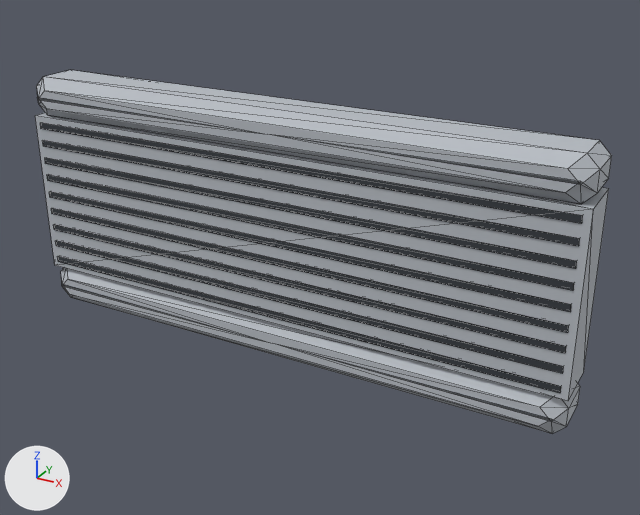
Renders of the glTF model assets/parts/engine/radiator_aluminium/apex_v8.glb from each side of a commit.
The view is the same before and after, from a camera (50 mm lens) standing at (0.457, -0.726, 0.358) and looking at (0.025, 0.059, -0.034). The axes (+X, +Y, +Z) are drawn at lower left. The lights are the same throughout. The older version comes first. Mesh edges are drawn as thin lines. Vertices at exactly the same position are counted once.

Objects in the first picture: 'model'.
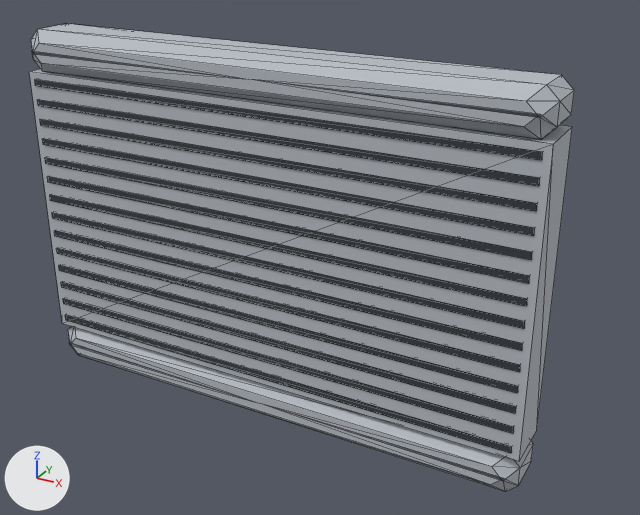
What the commit changed:
me_model is used by ob_model.
me_model had 236 vertices, 416 faces and spanned x -1.0..1.0, y -0.26..0.26, z -0.44..0.44.
me_model now has 276 vertices, 476 faces and spans x -1.0..1.0, y -0.28..0.28, z -0.69..0.69.
me_model part 1: a new loose piece, a box spanning x -1.0..1.0, y -0.27..-0.06, z -0.54..0.54, in mat_car_atlas (picture img_car_atlas).
me_model part 2: the loose piece of 34 vertices spanning x -1.0..1.0, y -0.26..-0.04, z -0.44..-0.3 is scaled about its middle by (0.996, 1.11, 1.11), then moved by (0.0, -0.02, -0.25).
me_model part 3: the loose piece of 34 vertices spanning x -1.0..1.0, y -0.26..-0.04, z 0.3..0.44 is scaled about its middle by (0.996, 1.11, 1.11), then moved by (0.0, -0.02, 0.25).
me_model part 4: the loose piece of 8 vertices spanning x -0.97..0.97, y -0.25..-0.24, z -0.27..-0.25 is moved by (0.0, -0.03, -0.24).
me_model part 5: the loose piece of 8 vertices spanning x -0.97..0.97, y -0.25..-0.24, z -0.21..-0.19 is moved by (0.0, -0.03, -0.22).
me_model part 6: the loose piece of 8 vertices spanning x -0.97..0.97, y -0.25..-0.24, z -0.14..-0.12 is moved by (0.0, -0.03, -0.21).
me_model part 7: the loose piece of 8 vertices spanning x -0.97..0.97, y -0.25..-0.24, z -0.08..-0.06 is moved by (0.0, -0.03, -0.2).
me_model part 8: the loose piece of 8 vertices spanning x -0.97..0.97, y -0.25..-0.24, z -0.01..0.01 is moved by (0.0, -0.03, -0.19).
me_model part 9: the loose piece of 8 vertices spanning x -0.97..0.97, y -0.25..-0.24, z 0.06..0.08 is moved by (0.0, -0.03, -0.18).
me_model part 10: the loose piece of 8 vertices spanning x -0.97..0.97, y -0.25..-0.24, z 0.12..0.14 is moved by (0.0, -0.03, -0.17).
me_model part 11: the loose piece of 8 vertices spanning x -0.97..0.97, y -0.25..-0.24, z 0.19..0.21 is moved by (0.0, -0.03, -0.16).
me_model part 12: the loose piece of 8 vertices spanning x -0.97..0.97, y -0.25..-0.24, z 0.25..0.27 is moved by (0.0, -0.03, -0.15).
me_model part 13: a new loose piece, a box spanning x -0.972..0.972, y -0.275..-0.264, z 0.18..0.204, in mat_car_atlas (picture img_car_atlas).
me_model part 14: a new loose piece, a box spanning x -0.972..0.972, y -0.275..-0.264, z 0.257..0.281, in mat_car_atlas (picture img_car_atlas).
me_model part 15: a new loose piece, a box spanning x -0.972..0.972, y -0.275..-0.264, z 0.334..0.358, in mat_car_atlas (picture img_car_atlas).
me_model part 16: a new loose piece, a box spanning x -0.972..0.972, y -0.275..-0.264, z 0.411..0.435, in mat_car_atlas (picture img_car_atlas).
me_model part 17: a new loose piece, a box spanning x -0.972..0.972, y -0.275..-0.264, z 0.488..0.512, in mat_car_atlas (picture img_car_atlas).
me_model part 18: the loose piece of 8 vertices spanning x -1.0..1.0, y -0.24..-0.06, z -0.3..0.3 is deleted.
Other edits to the shape of me_model do not show in these pictures.
Object 'model' (ob_model) moves from (0.0, 0.078, 0.0) to (0.0, 0.048, 0.0).
Object 'model' (ob_model) is rescaled from (0.32, 0.32, 0.32) to (0.288, 0.288, 0.288).

Boxes (x1, y1, x2, y2) around the edits, measured in the pictures (640 x 515 px; the box of a moved part takes in the faces that stretch with it):
'model', reshaped, moved, rescaled (28% taller)
    before: (35, 70, 612, 434)
    after: (29, 24, 574, 491)
part 1 of me_model, added
    after: (29, 69, 572, 462)
part 2 of me_model, moved or reshaped
    before: (60, 268, 580, 434)
    after: (68, 326, 533, 491)
part 3 of me_model, moved or reshaped
    before: (37, 70, 612, 204)
    after: (31, 24, 574, 140)
part 4 of me_model, moved or reshaped
    before: (57, 256, 561, 393)
    after: (65, 315, 512, 453)
part 5 of me_model, moved or reshaped
    before: (55, 240, 563, 373)
    after: (63, 298, 514, 433)
part 6 of me_model, moved or reshaped
    before: (53, 224, 566, 353)
    after: (61, 282, 516, 413)
part 7 of me_model, moved or reshaped
    before: (51, 208, 569, 333)
    after: (59, 265, 518, 393)
part 8 of me_model, moved or reshaped
    before: (49, 192, 571, 312)
    after: (56, 248, 520, 372)
part 9 of me_model, moved or reshaped
    before: (47, 175, 574, 291)
    after: (54, 230, 522, 351)
part 10 of me_model, moved or reshaped
    before: (45, 158, 577, 269)
    after: (52, 213, 525, 329)
part 11 of me_model, moved or reshaped
    before: (43, 140, 580, 246)
    after: (50, 195, 527, 306)
part 12 of me_model, moved or reshaped
    before: (40, 123, 582, 223)
    after: (47, 176, 529, 283)
part 13 of me_model, added
    after: (45, 158, 532, 260)
part 14 of me_model, added
    after: (42, 139, 534, 236)
part 15 of me_model, added
    after: (40, 119, 537, 211)
part 16 of me_model, added
    after: (37, 100, 540, 186)
part 17 of me_model, added
    after: (35, 79, 542, 160)
part 18 of me_model, deleted
    before: (35, 113, 609, 401)
